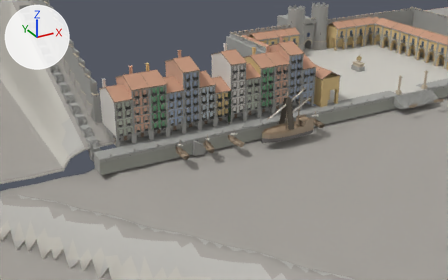
Two versions of the Blender file assets/level/source/city_harbour.blend, one commit apart.
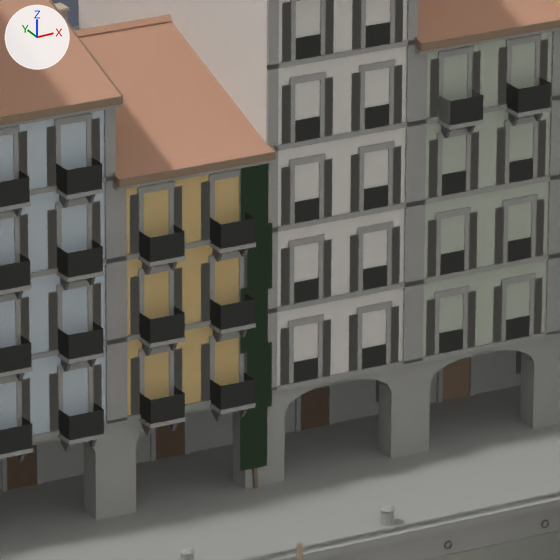
There are two pictures of each version: one from a 50 mm camera at (-236.1, -171.3, 85.4) aimed at (-140.6, 2.5, -1.5), one close up on the part from 45% to 58% of the width and 27% to 47% of the height. Arrows for +X, +Y and +Z are at upper left; the lights stay in place. The last two pictures show the newer version.

The first close-up shows 'arcade_ribeira_6.006', 'arcade_ribeira_6.007', 'arcade_ribeira_6.008', 'arcade_ribeira_6.009', 'casa_a.002', 'casa_b.002', 'casa_d.001', 'casa_f.001', 'casa_g.001', 'quay_8.006', 'quay_8.007', 'quay_8.008' and 6 more.
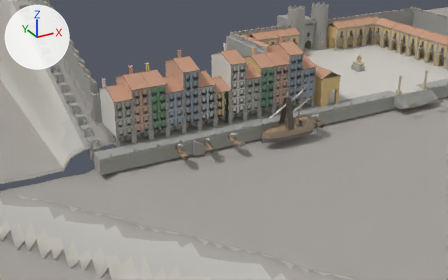
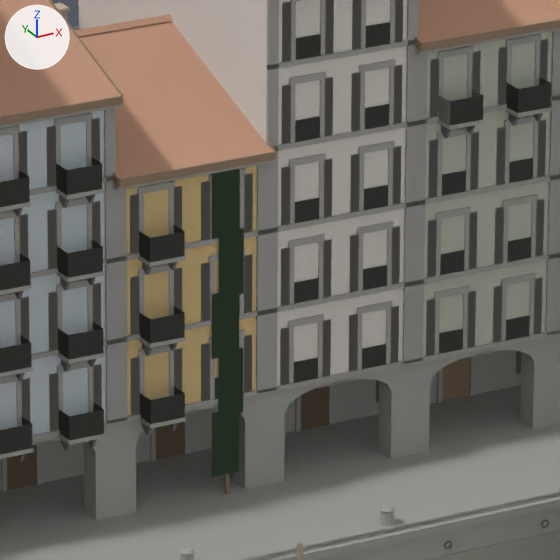
Location of each change, [x1, y1, x2, y2] in pixels of the close-ups (560 x 560 px; the box of a moved part takes in the faces that stretch with it):
'casa_d.001', reshaped: before [63, 14, 276, 489]; after [63, 14, 276, 494]
part 1 of me_kit_casa_d, moved or reshaped: before [252, 468, 255, 488]; after [224, 474, 227, 494]
part 2 of me_kit_casa_d, moved or reshaped (not visible afterwards): before [254, 468, 258, 489]
part 3 of me_kit_casa_d, moved or reshaped (not visible before): after [225, 474, 230, 494]
part 4 of me_kit_casa_d, deleted: before [208, 212, 272, 422]
part 5 of me_kit_casa_d, reshaped: before [240, 163, 269, 471]; after [212, 169, 244, 477]

Edits to the bpy script that builds the scene:
```text
Change me_kit_casa_d:
    used by ob_casa_d_001; location = (-139.0, 13.0, 2.5)
    remove me_kit_casa_d.from_pydata(...)  # 1852 vertices, 464 faces; spans x -3.1..3.2, y -7.9..7.5, z 0.0..16.3
    add me_kit_casa_d.from_pydata(...)  # 1588 vertices, 398 faces; spans x -3.1..3.1, y -7.9..7.5, z 0.0..16.3
    me_kit_casa_d part 1: the loose piece of 4 vertices spanning x 2.3..2.5, y -7.1..-7.0, z 0.0..2.6 is moved by (-1.2, 0.0, 0.0)
    me_kit_casa_d part 2: the loose piece of 4 vertices spanning x 2.3..2.7, y -7.1, z 0.0..2.6 is moved by (-1.2, 0.1, 0.0)
    me_kit_casa_d part 3: the loose piece of 4 vertices spanning x 2.5..2.7, y -7.1..-7.0, z 0.0..2.6 is moved by (-1.2, -0.1, 0.0)
    me_kit_casa_d part 4: 76 loose pieces with 304 vertices, spanning x 0.7..3.2, y -7.9..-6.9, z 3.0..10.5, are deleted
    me_kit_casa_d part 5
    6 faces are deleted
    12 vertices in x 3.0, y -7.2, z 0.8..12.1 move by (-2.2, 0.0, 0.0)
    20 vertices are added at x 0.9..1.0, y -7.2..-7.1, z 3.0..10.5
    20 new vertices lie (1.0, 0.0, 0.0) away from vertices in x 0.9..1.0, y -7.2..-7.1, z 3.0..10.5
    6 new faces join them, mat_iron_rail (grey #7c7c76)
    10 new faces join them, mat_ivy (greyish green #658161)
    other edits to the shape of me_kit_casa_d do not show in these pictures
```
